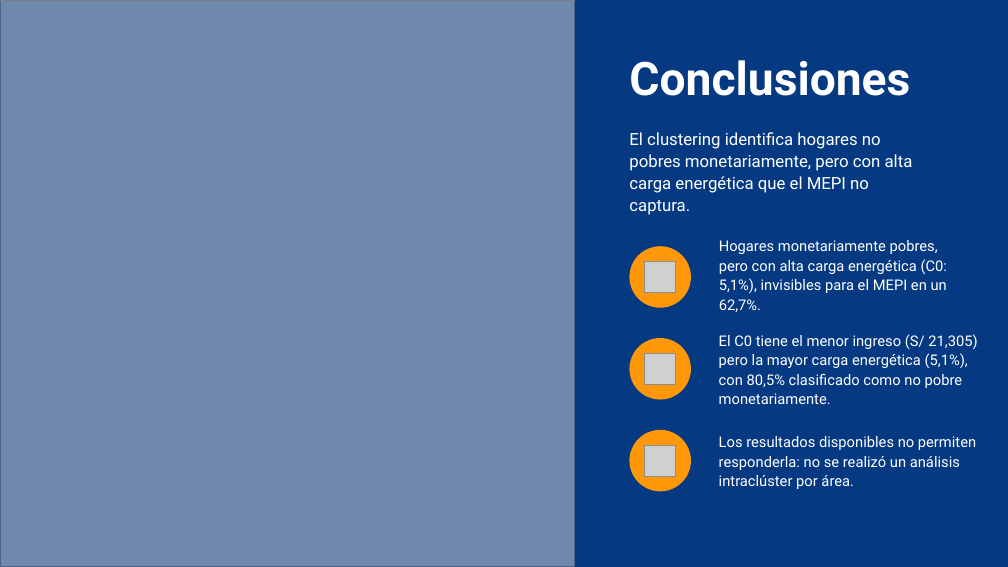
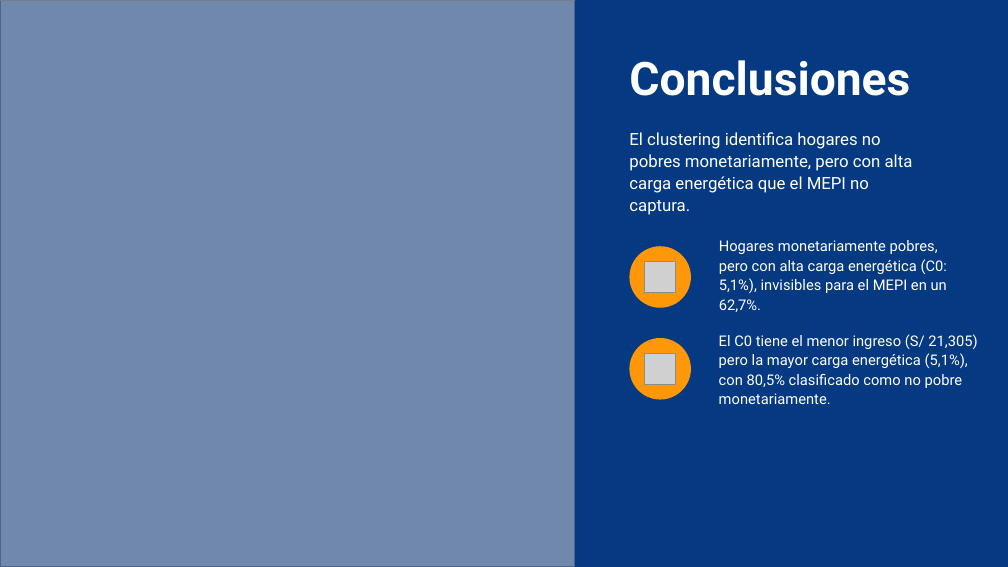
Before and after one commit to lucianoaltamirano435-rgb/Grupo_3_Trabajos_practicos, a slide deck: slide 11 of TPF/TP_final_Seminario_programacion_presentación_final.pptx. Drawn at 1008x567 pixels with LibreOffice and Linux fonts; fonts in the diff are those of the drawing; grey boxes stand for pictures. Boxes give left, top, right and bottom in pixels: in the first picture for what was removed or moved away, otherwise in the second. Text is boxed around its words. In the diff, an @@ line names an element or a change of style, - is before the commit and + after.

```diff
--- a/TPF/TP_final_Seminario_programacion_presentación_final.pptx
+++ b/TPF/TP_final_Seminario_programacion_presentación_final.pptx
@@ ellipse removed at [630, 430, 691, 492] @@
@@ picture removed at [645, 445, 676, 476] @@
@@ text removed at [719, 436, 976, 489] @@
-Los resultados disponibles no permiten responderla: no se realizó un análisis intraclúster por área.
```
Also in this commit, not shown: 8 other slides changed, 1 slide removed.
